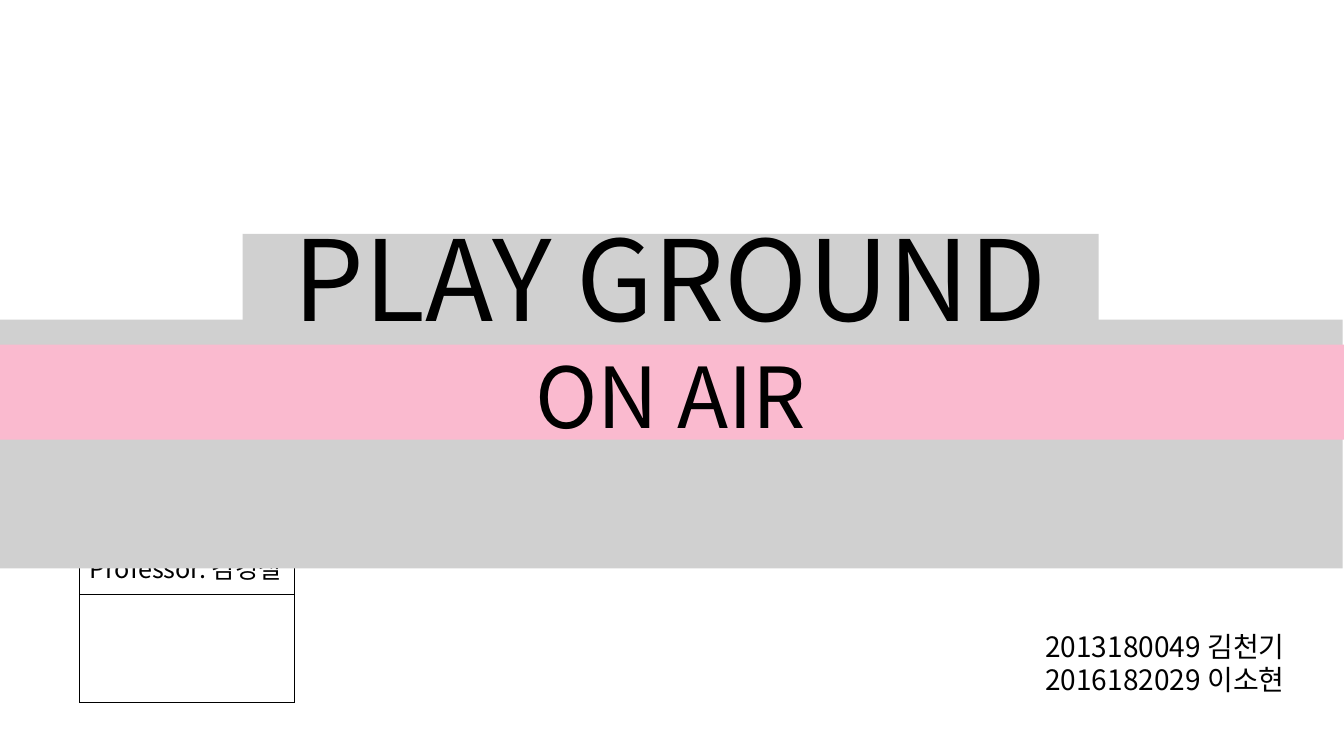
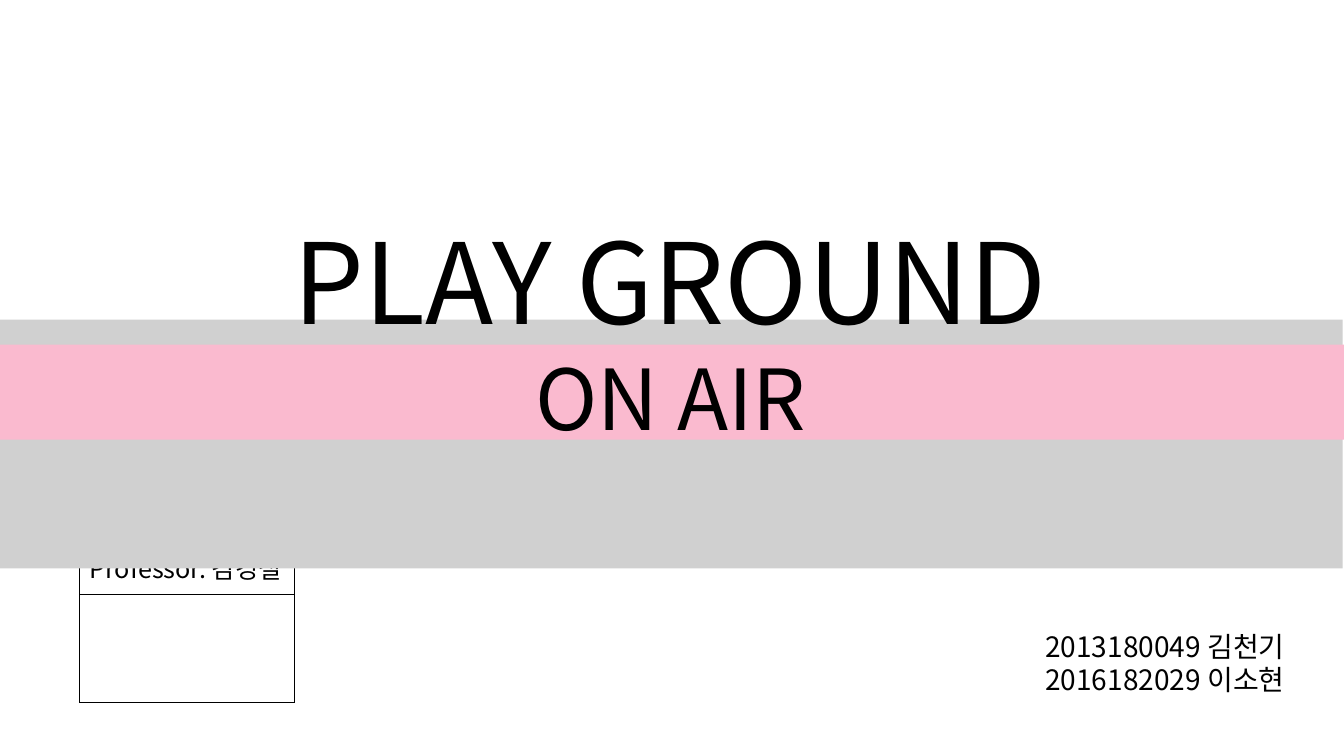
Before and after one commit to gomtange12/Graduation_PJ, a slide deck: slide 1 of Document/발표자료.pptx. Drawn at 1344x756 pixels with LibreOffice and Linux fonts; fonts in the diff are those of the drawing; grey boxes stand for pictures. Boxes give left, top, right and bottom in pixels: in the first picture for what was removed or moved away, otherwise in the second. Text is boxed around its words. In the diff, an @@ line names an element or a change of style, - is before the commit and + after.

```diff
--- a/Document/발표자료.pptx
+++ b/Document/발표자료.pptx
@@ text "PLAY GROUND" rewrapped from box(294, 208, 1047, 449) to box(294, 240, 1047, 451) @@
@@ picture removed at box(243, 234, 1099, 453) @@
```
Also in this commit, not shown: 3 other slides changed, 4 slides added.
